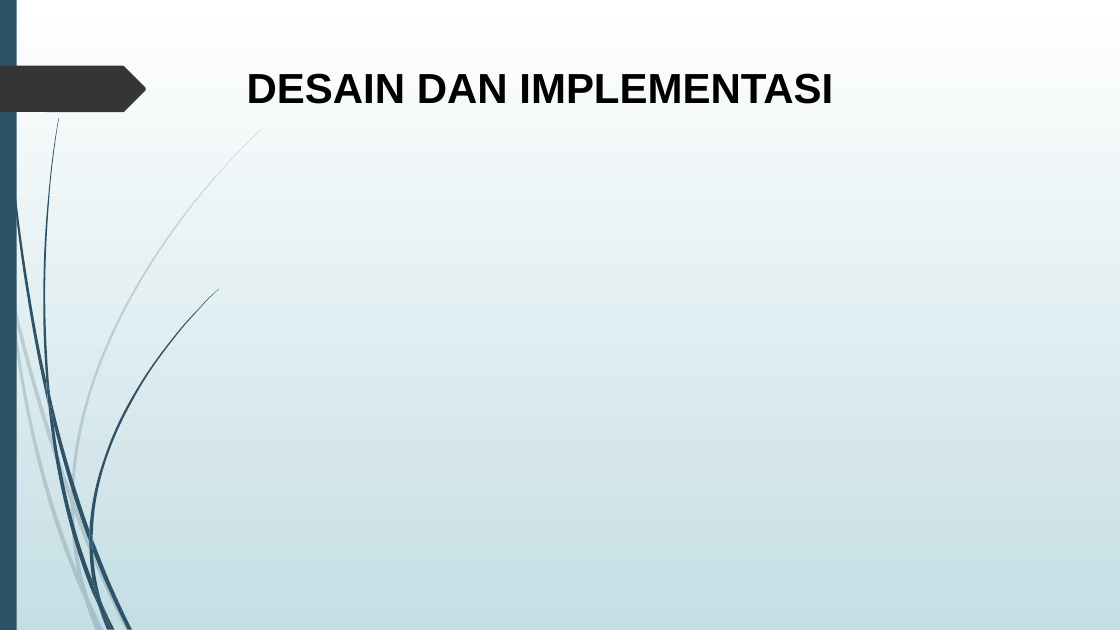
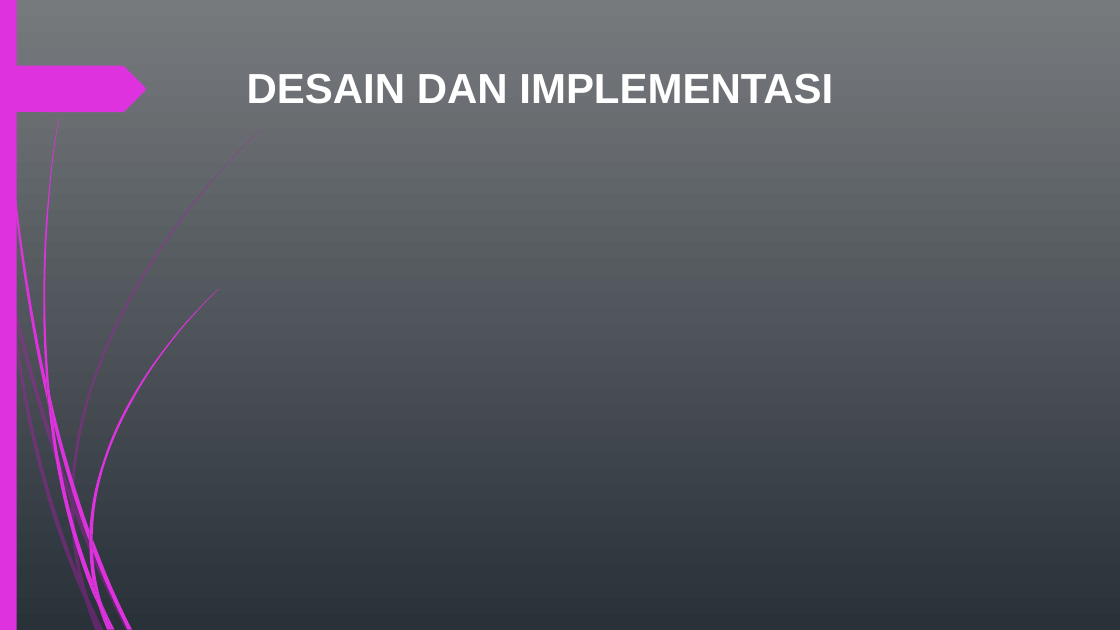
Before and after one commit to agus4171/TA-AJK, a slide deck: slide 6 of TA/5112100036-PPT.pptx. Drawn at 1120x630 pixels with LibreOffice and Linux fonts; fonts in the diff are those of the drawing. Boxes give left, top, right and bottom in pixels: in the first picture for what was removed or moved away, otherwise in the second. Text is boxed around its words. In the diff, an @@ line names an element or a change of style, - is before the commit and + after.

```diff
--- a/TA/5112100036-PPT.pptx
+++ b/TA/5112100036-PPT.pptx
@@ background gradient #FFFFFF to #C5DEE5 to gradient #787B7E to #29323A @@
@@ title "DESAIN DAN IMPLEMENTASI" at (247,73,833,104): text colour #000000 to #FFFFFF @@
@@ freeform shape at (0,66,146,112): fill #353535 to #DE32DE @@
@@ fill #2E5369 to #DE32DE in 13 elements at (3,0,48,404), (50,397,89,542), (92,539,132,629), (48,401,98,607), (103,604,115,630), (46,377,54,424), (89,289,218,539), (98,607,109,630), (89,542,102,604), (89,530,92,551), (92,581,112,629), (0,0,17,630), (43,118,59,397) @@
@@ fill #2E5369 at 20% opacity to #B01CB0 at 40% opacity in 10 elements at (0,237,9,294), (12,290,71,503), (74,501,130,630), (88,597,104,630), (9,294,85,600), (71,503,88,597), (71,129,262,501), (85,600,100,630), (71,492,74,513), (78,574,100,630) @@
```
Also in this commit, not shown: 11 other slides changed, 18 slides added, 1 slide removed, 2 other files.
